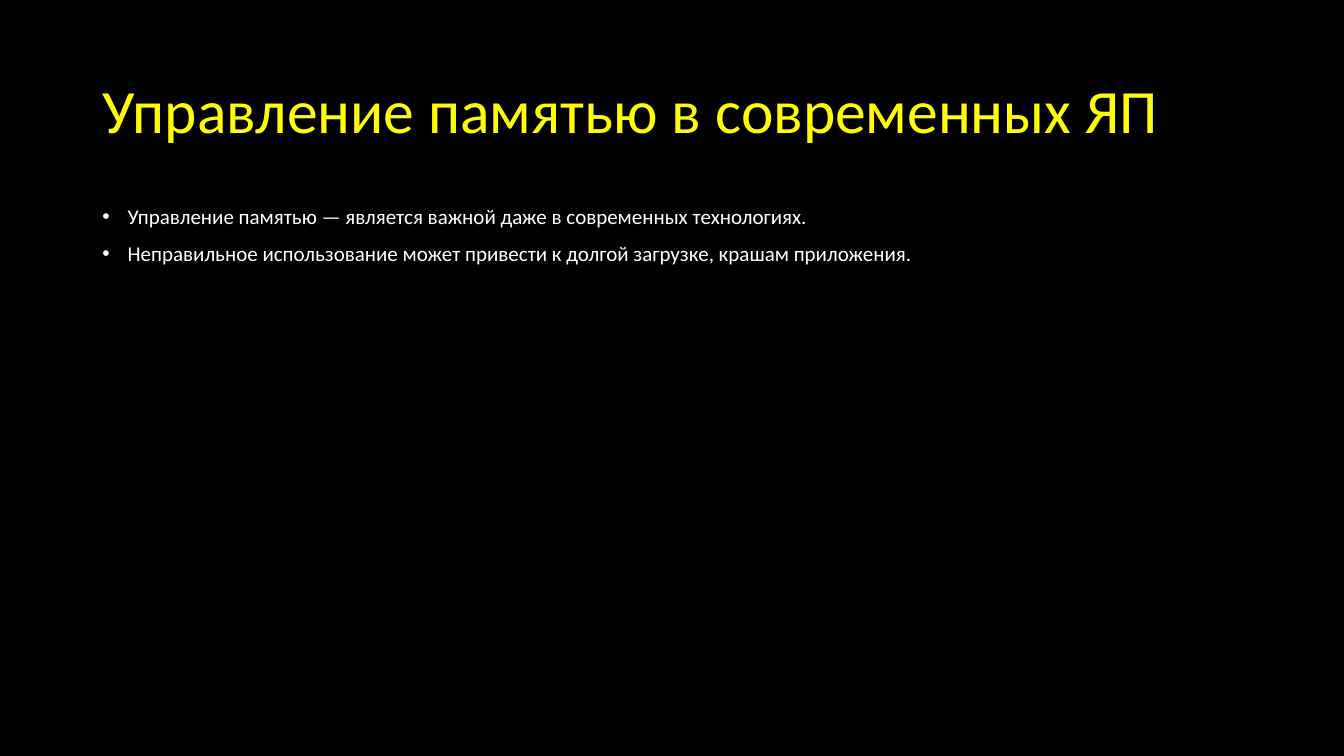
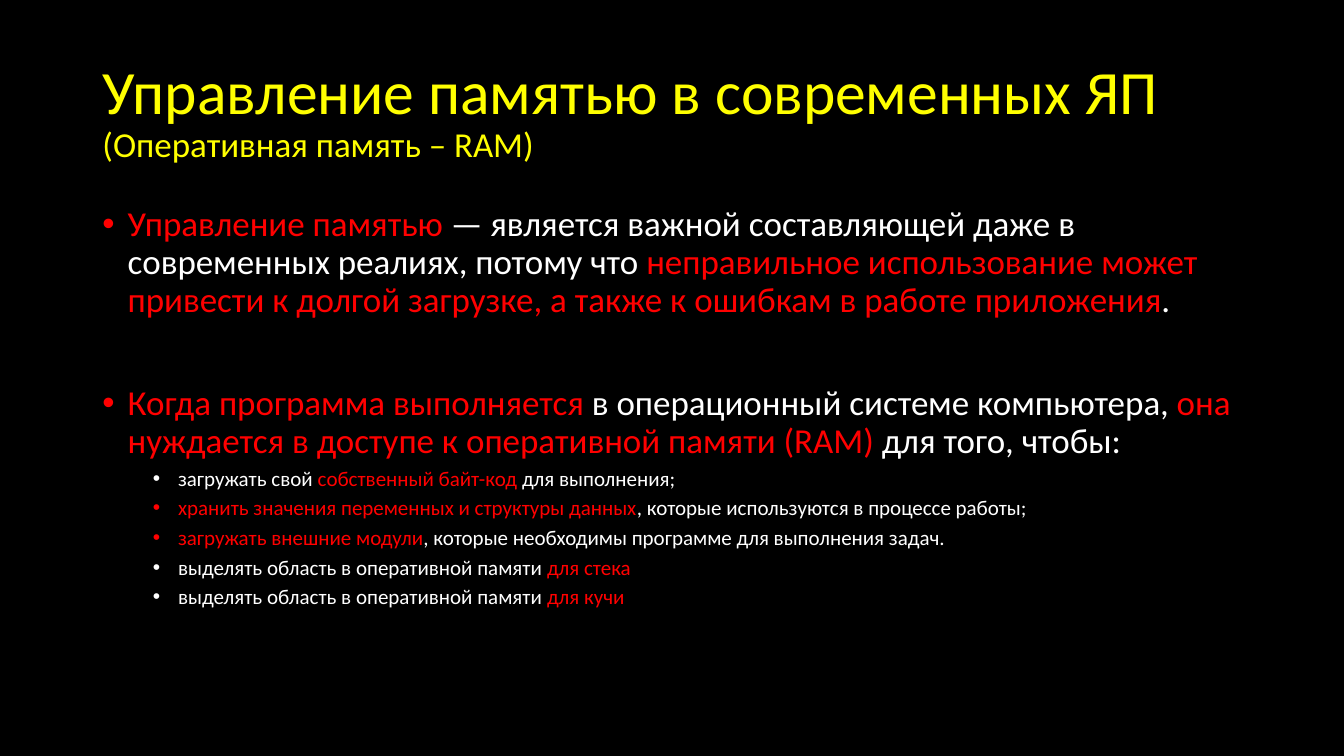
Before and after one commit to abrosov-sergey/HSE-iOS-KpV-2nd, a slide deck: slide 3 of 1st-presentation/Abrosov-1st-presentation.pptx. Drawn at 1344x756 pixels with LibreOffice and Linux fonts; fonts in the diff are those of the drawing. Boxes give left, top, right and bottom in pixels: in the first picture for what was removed or moved away, otherwise in the second. Text is boxed around its words. In the diff, an @@ line names an element or a change of style, - is before the commit and + after.

```diff
--- a/1st-presentation/Abrosov-1st-presentation.pptx
+++ b/1st-presentation/Abrosov-1st-presentation.pptx
@@ title at bbox=[102, 74, 1157, 163]: text changed @@
-Управление памятью в современных ЯП
+Управление памятью в современных ЯП
+(Оперативная память – RAM)
@@ text at bbox=[128, 212, 1231, 608]: text changed; size 15 to 25 pt @@
-• Управление памятью — является важной даже в современных технологиях.
-• Неправильное использование может привести к долгой загрузке, крашам приложения.
+• Управление памятью — является важной составляющей даже в современных реалиях, потому что неправильное использование может привести к долгой загрузке, а также к ошибкам в работе приложения.
+• Когда программа выполняется в операционный системе компьютера, она нуждается в доступе к оперативной памяти (RAM) для того, чтобы:
+  • загружать свой собственный байт-код для выполнения;
+  • хранить значения переменных и структуры данных, которые используются в процессе работы;
+  • загружать внешние модули, которые необходимы программе для выполнения задач.
+  • выделять область в оперативной памяти для стека
+  • выделять область в оперативной памяти для кучи
```
Also in this commit, not shown: 1 other slide changed, 8 slides added.
